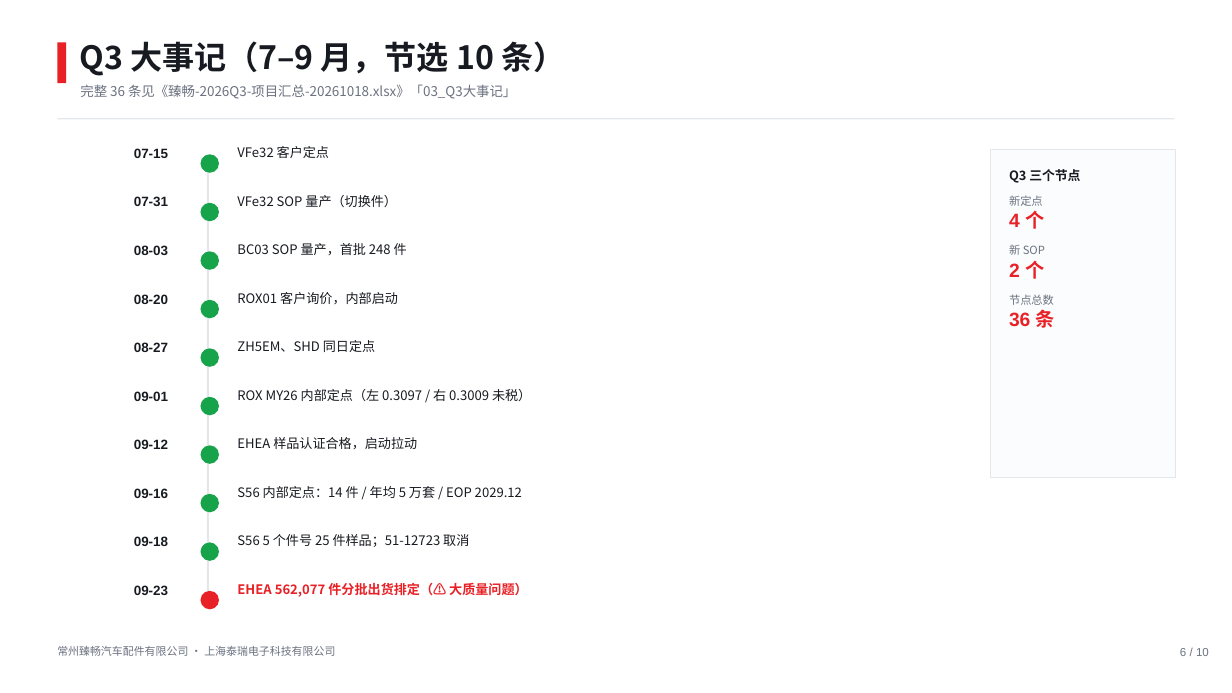
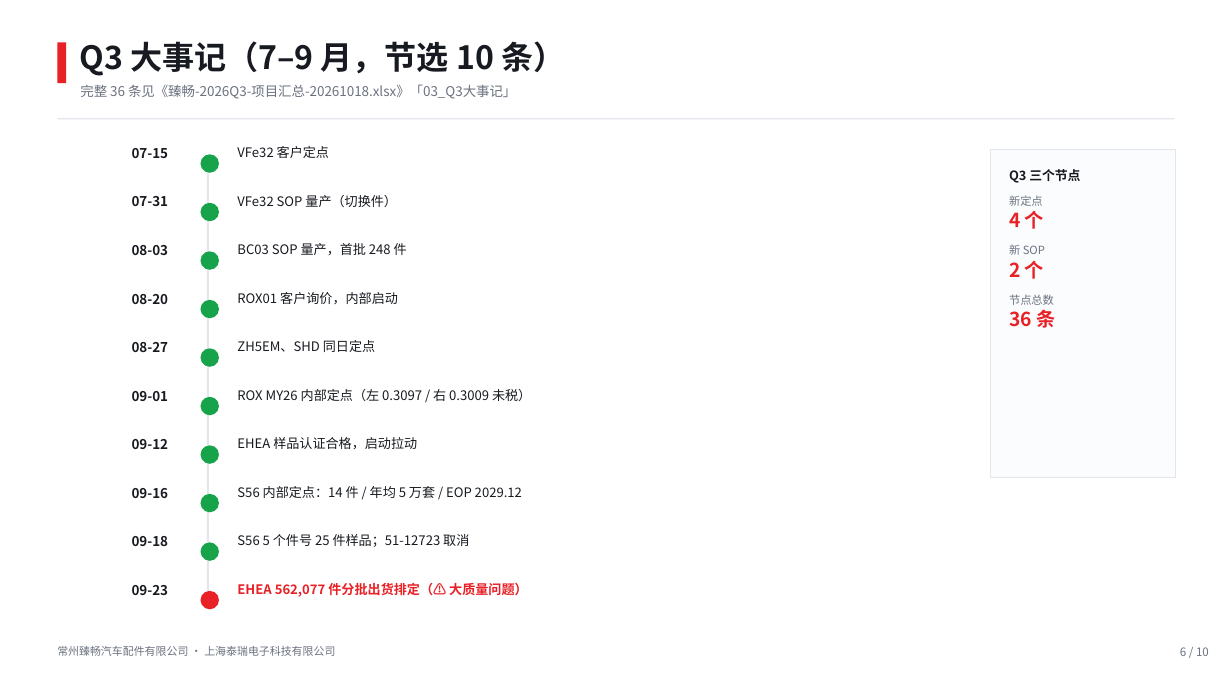
Before and after one commit to Ranmao-pinapple/team-dashboard, a slide deck: slide 6 of files/臻畅-2026Q3-项目汇报-浅色版-20261018.pptx. Drawn at 1232x693 pixels with LibreOffice and Linux fonts; fonts in the diff are those of the drawing. Boxes give left, top, right and bottom in pixels: in the first picture for what was removed or moved away, otherwise in the second. Text is boxed around its words. In the diff, an @@ line names an element or a change of style, - is before the commit and + after.

```diff
--- a/files/臻畅-2026Q3-项目汇报-浅色版-20261018.pptx
+++ b/files/臻畅-2026Q3-项目汇报-浅色版-20261018.pptx
@@ text at <box>1009,309,1055,328</box>: font Arial to Noto Sans CJK SC in "4 个", "2 个", "36 条" @@
@@ font Arial to Noto Sans CJK SC in 11 elements at <box>1180,647,1209,656</box>, <box>132,148,169,158</box>, <box>132,196,169,206</box>, <box>132,245,169,255</box>, <box>132,294,169,304</box>, <box>132,342,169,352</box>, <box>132,391,169,401</box>, <box>132,439,169,449</box>, <box>132,488,169,498</box>, <box>132,536,169,546</box>, <box>132,585,169,595</box> @@
```
Also in this commit, not shown: 9 other slides changed, 1 other file.
